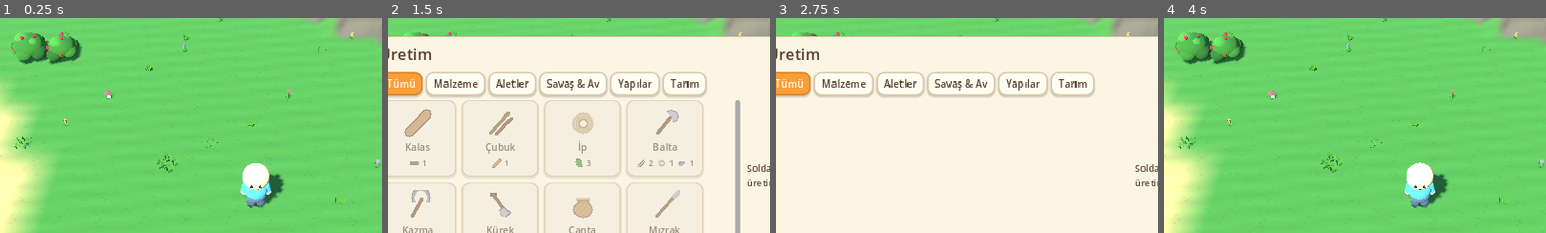
Above: before the commit, frames 1-4 (left to right).
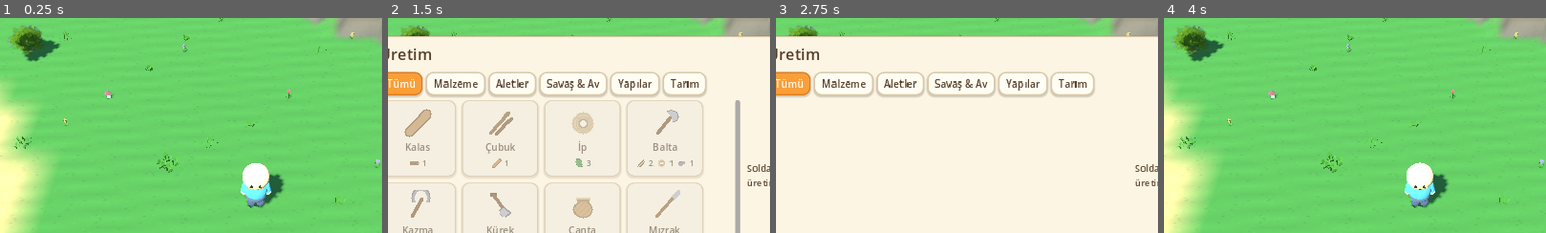
Above: after the commit, the same moments.

Repository: ozcinarece/Rable
Game: Godot game, scene res://scenes/World3D.tscn
Two runs of this game, one before a commit and one after it. Both use one fixed random seed, a clock stepped at 60 frames per second and the inputs below.
Inputs (mouse positions are % of the whole screen's width and height, from its top left):
- Up to frame 1 (0.25 s): no input
- Up to frame 2 (1.5 s): click (4, 6) at 0.5 s; click (4, 17) at 1.25 s
- Up to frame 3 (2.75 s): click (77, 22) at 2.02 s; type "12" at 2.1 s
- Up to frame 4 (4 s): click "Yeni Oyun" at 2.75 s; click (32, 93) at 3.52 s
The pictures show only the part of the screen within x 16-66%, y 7-57%; the shares and areas given below are measured in that part.

The runs differ from the first frame. In frame 1, 2.1% of the frame differs, in the area x 2-22%, y 3-22%; in frame 2, 0.3%; in frame 3, 0.3%; in frame 4, 2.1%.
Error after the commit: Attempt to call function 'instantiate' in base 'null instance' on a null instance. (res://scripts/world3d.gd:1075)

Commit message:
Oyun calilari Quaternius'a gecti: cicekli pofuduk + kizil karisik; toplanmis hali soluk/kucuk

Diff:
--- a/scripts/world3d.gd
+++ b/scripts/world3d.gd
@@ -265,38 +265,6 @@
 			result = result.merge(sub) if found else sub
 			found = true
 	return result
-
-# Claude tasarimi v2 "pofuduk": cok sayida kucuk lob, daha organik kume
-var _bush_fluffy_mesh: ArrayMesh
-
-func _bush_mesh_fluffy() -> ArrayMesh:
-	if _bush_fluffy_mesh != null:
-		return _bush_fluffy_mesh
-	var st := SurfaceTool.new()
-	st.begin(Mesh.PRIMITIVE_TRIANGLES)
-	var rng := RandomNumberGenerator.new()
-	rng.seed = 7
-	var tones := [Color(0.15, 0.34, 0.12), Color(0.20, 0.44, 0.15),
-			Color(0.26, 0.52, 0.18), Color(0.31, 0.58, 0.22)]
-	# Genis alcak kume: yerden kabaran pofuduk bulut
-	for k in 14:
-		var ang := float(k) * TAU / 14.0 + rng.randf() * 0.5
-		var ring := 0.10 + rng.randf() * 0.16
-		var center := Vector3(cos(ang) * ring, 0.10 + rng.randf() * 0.16, sin(ang) * ring)
-		var radius := 0.10 + rng.randf() * 0.07
-		var tone: Color = tones[rng.randi() % tones.size()]
-		_blob(st, center, radius, Vector3(1.1, 0.8, 1.1), tone)
-	# Ust tepeler: acik tonlu iki kucuk lob
-	_blob(st, Vector3(0.03, 0.30, 0.0), 0.11, Vector3(1.0, 0.75, 1.0), tones[3])
-	_blob(st, Vector3(-0.09, 0.27, -0.06), 0.09, Vector3(1.0, 0.75, 1.0), tones[2])
-	# Meyveler
-	var berry := Color(0.82, 0.16, 0.22)
-	for k in 6:
-		var ang2 := float(k) * TAU / 6.0 + 0.4
-		var pos := Vector3(cos(ang2) * 0.20, 0.18 + float(k % 3) * 0.07, sin(ang2) * 0.20)
-		_blob(st, pos, 0.032, Vector3.ONE, berry)
-	_bush_fluffy_mesh = st.commit()
-	return _bush_fluffy_mesh
 
 var _cam_locked := false  # teshis kareleri icin takibi durdurur
 
@@ -1051,84 +1019,95 @@
 		_keep(_make_model_multimesh(model, groups[model]))
 
 func _build_bushes(full: Array[Vector2i], empty: Array[Vector2i]) -> void:
-	if not full.is_empty():
-		_keep(_bush_multimesh(full, true))
-	if not empty.is_empty():
-		_keep(_bush_multimesh(empty, false))
-
-# --- Claude tasarimi cali -------------------------------------------------
-# Kenney modeli yerine yumusak, yuvarlak gorunum: ust uste binen basik
-# yesil loblar (koyu/orta/acik ton), dolu calida yuzeye yari gomulu kirmizi
-# meyveler. Tek mesh + kose rengi = tur basina tek cizim cagrisi.
-var _bush_mesh_cache: Dictionary = {}
-var _bush_material: StandardMaterial3D
-
-func _bush_mesh(full: bool) -> ArrayMesh:
-	if _bush_mesh_cache.has(full):
-		return _bush_mesh_cache[full]
-	var st := SurfaceTool.new()
-	st.begin(Mesh.PRIMITIVE_TRIANGLES)
-	var dark := Color(0.16, 0.36, 0.13)
-	var mid := Color(0.21, 0.45, 0.16)
-	var light := Color(0.28, 0.55, 0.20)
+	for v in BUSH_VARIANTS.size():
+		var f: Array = []
+		var e: Array = []
+		for cell in full:
+			if _bush_variant(cell) == v:
+				f.append(cell)
+		for cell in empty:
+			if _bush_variant(cell) == v:
+				e.append(cell)
+		if not f.is_empty():
+			_keep(_make_mesh_multimesh(_bush_game_mesh(v, true), _bush_transforms(f)))
+		if not e.is_empty():
+			_keep(_make_mesh_multimesh(_bush_game_mesh(v, false), _bush_transforms(e)))
+
+# Her cali hucresi iki secilen turden birine baglanir (deterministik:
+# toplayip yeniden buyuyunce ayni tur kalir)
+func _bush_variant(cell: Vector2i) -> int:
+	return absi(cell.x * 53 + cell.y * 97) % BUSH_VARIANTS.size()
+
+func _bush_transforms(cells: Array) -> Array:
+	var t: Array = []
+	for cell: Vector2i in cells:
+		t.append(Transform3D(_cell_variance(cell), _cell_center(cell)))
+	return t
+
+# --- Oyun calilari: Quaternius modelleri ----------------------------------
+# Kullanicinin sectigi iki tur: cicekli pofuduk + kizil. Dolu cali canli
+# renkli; toplanmis cali ayni modelin kucultulmus, soluk halidir.
+const BUSH_VARIANTS: Array[String] = ["quat_bushFlowers", "quat_bushRed"]
+
+var _bush_game_cache: Dictionary = {}
+
+func _bush_game_mesh(variant: int, full: bool) -> ArrayMesh:
+	var key := variant * 2 + (1 if full else 0)
+	if _bush_game_cache.has(key):
+		return _bush_game_cache[key]
+	var mesh := _merged_scene_mesh(NATURE_PATH % BUSH_VARIANTS[variant],
+			0.85 if full else 0.60)
 	if not full:
-		# Bos cali: donuk zeytin tonlari (meyvesi toplanmis, sonuk)
-		dark = Color(0.24, 0.36, 0.16)
-		mid = Color(0.30, 0.42, 0.19)
-		light = Color(0.37, 0.49, 0.23)
-	# Ana lob + cevresine duzensiz yerlesmis yan loblar, ustte acik tepeler
-	_blob(st, Vector3(0, 0.20, 0), 0.26, Vector3(1.15, 0.78, 1.10), mid)
-	_blob(st, Vector3(0.20, 0.13, 0.06), 0.17, Vector3(1.10, 0.75, 1.00), dark)
-	_blob(st, Vector3(-0.19, 0.12, -0.08), 0.16, Vector3(1.00, 0.80, 1.10), dark)
-	_blob(st, Vector3(0.04, 0.14, -0.20), 0.15, Vector3(1.10, 0.72, 1.00), mid)
-	_blob(st, Vector3(-0.06, 0.15, 0.20), 0.16, Vector3(1.05, 0.75, 1.00), dark)
-	_blob(st, Vector3(0.08, 0.33, 0.02), 0.15, Vector3(1.00, 0.70, 1.00), light)
-	_blob(st, Vector3(-0.11, 0.30, -0.05), 0.12, Vector3(1.00, 0.70, 1.00), light)
-	if full:
-		# Meyveler loblarin yuzeyine yari gomulu (disari firlamis durmaz)
-		var berry := Color(0.82, 0.16, 0.22)
-		_blob(st, Vector3(0.24, 0.28, 0.16), 0.038, Vector3.ONE, berry)
-		_blob(st, Vector3(-0.21, 0.25, 0.14), 0.034, Vector3.ONE, berry)
-		_blob(st, Vector3(0.03, 0.42, -0.09), 0.036, Vector3.ONE, berry)
-		_blob(st, Vector3(-0.08, 0.24, 0.28), 0.032, Vector3.ONE, berry)
-		_blob(st, Vector3(0.25, 0.18, -0.13), 0.034, Vector3.ONE, berry)
-		_blob(st, Vector3(-0.15, 0.38, 0.03), 0.032, Vector3.ONE, berry)
-	var mesh := st.commit()
-	_bush_mesh_cache[full] = mesh
+		# Toplanmis: soluk/donuk ton (dokulu materyalde albedo carpani)
+		for i in mesh.get_surface_count():
+			var mat := mesh.surface_get_material(i)
+			if mat is BaseMaterial3D:
+				var dull: BaseMaterial3D = mat.duplicate()
+				dull.albedo_color = dull.albedo_color * Color(0.58, 0.62, 0.52, 1.0)
+				mesh.surface_set_material(i, dull)
+	_bush_game_cache[key] = mesh
 	return mesh
 
-# Basik kure lobunu mesh'e ekler (kose rengiyle boyanmis)
-func _blob(st: SurfaceTool, center: Vector3, radius: float, scl: Vector3, color: Color) -> void:
-	var sphere := SphereMesh.new()
-	sphere.radius = radius
-	sphere.height = radius * 2.0
-	sphere.radial_segments = 12
-	sphere.rings = 6
-	var arrays := sphere.get_mesh_arrays()
-	var verts: PackedVector3Array = arrays[Mesh.ARRAY_VERTEX]
-	var normals: PackedVector3Array = arrays[Mesh.ARRAY_NORMAL]
-	var idx: PackedInt32Array = arrays[Mesh.ARRAY_INDEX]
-	for k in idx:
-		st.set_color(color)
-		st.set_normal(normals[k])
-		st.add_vertex(center + verts[k] * scl)
-
-func _bush_multimesh(cells: Array[Vector2i], full: bool) -> MultiMeshInstance3D:
+# GLB sahnesindeki TUM yuzeyleri tek ArrayMesh'te birlestirir (MultiMesh
+# tek mesh ister; cok parcali modeller boylece eksiksiz kalir).
+# Sonuc normalize: taban y=0, yukseklik target_h, yatayda merkezli.
+func _merged_scene_mesh(path: String, target_h: float) -> ArrayMesh:
+	var scene: Node3D = load(path).instantiate()
+	var aabb := _scene_aabb(scene)
+	var s := target_h / maxf(aabb.size.y, 0.01)
+	var norm := Transform3D(Basis.IDENTITY.scaled(Vector3(s, s, s)),
+			Vector3(-aabb.get_center().x * s, -aabb.position.y * s,
+					-aabb.get_center().z * s))
+	var result := ArrayMesh.new()
+	_merge_into(scene, norm, result)
+	scene.free()
+	return result
+
+func _merge_into(node: Node, xform: Transform3D, result: ArrayMesh) -> void:
+	var t := xform
+	if node is Node3D:
+		t = xform * (node as Node3D).transform
+	if node is MeshInstance3D and (node as MeshInstance3D).mesh != null:
+		var m: Mesh = (node as MeshInstance3D).mesh
+		for i in m.get_surface_count():
+			var st := SurfaceTool.new()
+			st.append_from(m, i, t)
+			var mat := m.surface_get_material(i)
+			if mat != null:
+				st.set_material(mat)
+			st.commit(result)
+	for child in node.get_children():
+		_merge_into(child, t, result)
+
+func _make_mesh_multimesh(mesh: Mesh, transforms: Array) -> MultiMeshInstance3D:
 	var multi := MultiMesh.new()
 	multi.transform_format = MultiMesh.TRANSFORM_3D
-	multi.mesh = _bush_mesh(full)
-	multi.instance_count = cells.size()
-	for i in cells.size():
-		var cell := cells[i]
-		multi.set_instance_transform(i, Transform3D(
-				_cell_variance(cell).scaled(Vector3(1.5, 1.5, 1.5)), _cell_center(cell)))
+	multi.mesh = mesh
+	multi.instance_count = transforms.size()
+	for i in transforms.size():
+		multi.set_instance_transform(i, transforms[i])
 	var node := MultiMeshInstance3D.new()
 	node.multimesh = multi
-	if _bush_material == null:
-		_bush_material = StandardMaterial3D.new()
-		_bush_material.vertex_color_use_as_albedo = true
-		_bush_material.roughness = 1.0
-	node.material_override = _bush_material
 	return node
 
 func _keep(node: MultiMeshInstance3D) -> void:
